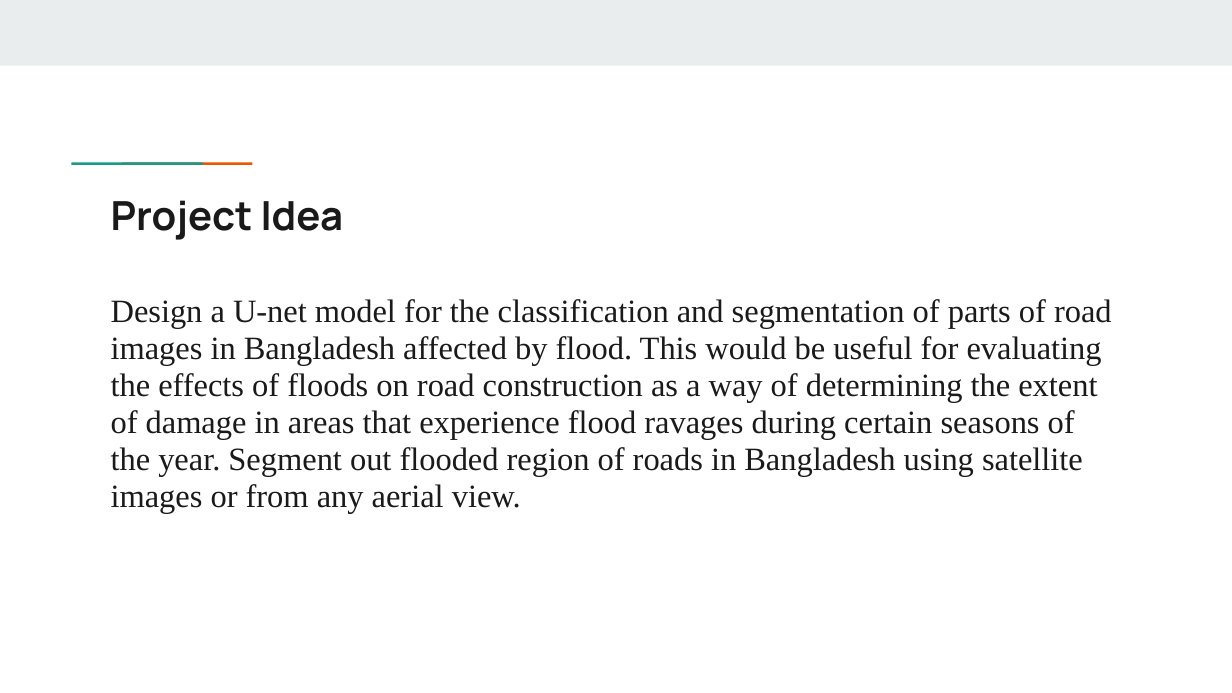
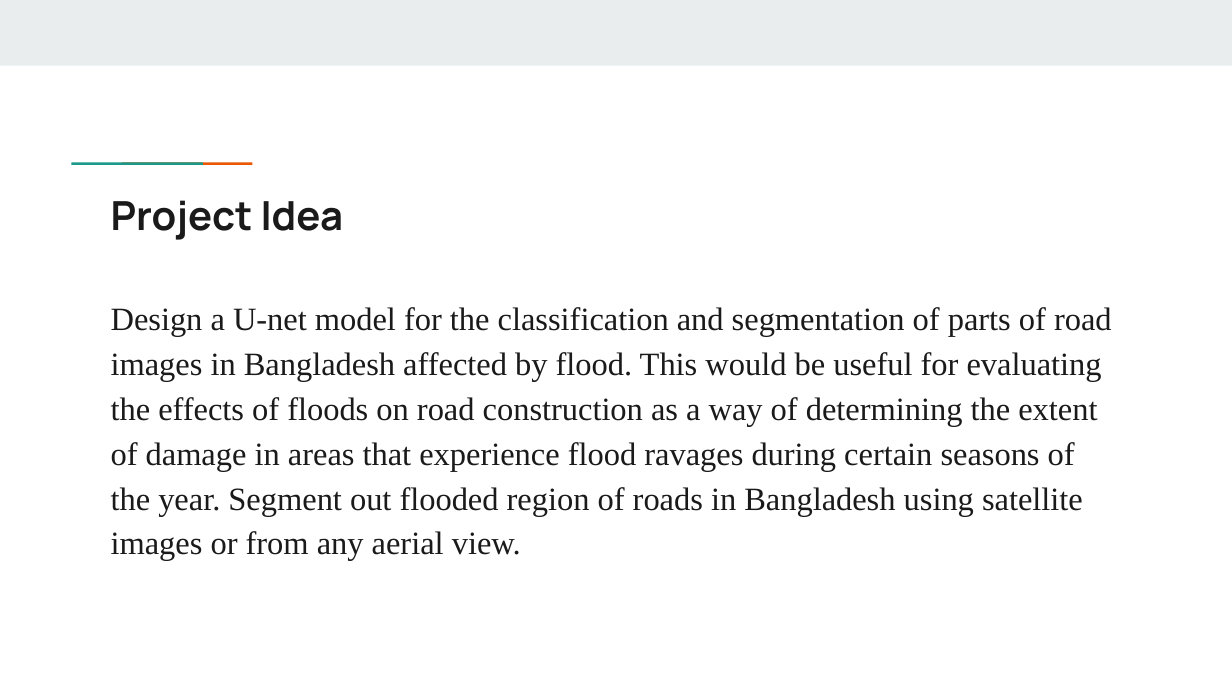
Before and after one commit to Shaoun18/CSE713, a slide deck: slide 2 of Final Project/Task_4b/Flood Impact Detection on Roads Using U-Net.pptx. Drawn at 1232x693 pixels with LibreOffice and Linux fonts; fonts in the diff are those of the drawing. Boxes give left, top, right and bottom in pixels: in the first picture for what was removed or moved away, otherwise in the second. Text is boxed around its words. In the diff, an @@ line names an element or a change of style, - is before the commit and + after.

```diff
--- a/Final Project/Task_4b/Flood Impact Detection on Roads Using U-Net.pptx
+++ b/Final Project/Task_4b/Flood Impact Detection on Roads Using U-Net.pptx
@@ text "Design a U-net model for ..." at bbox=[111, 307, 1112, 561]: line spacing 0.95 to 1.15 @@
```
Also in this commit, not shown: 1 other slide changed, 7 slides added.
